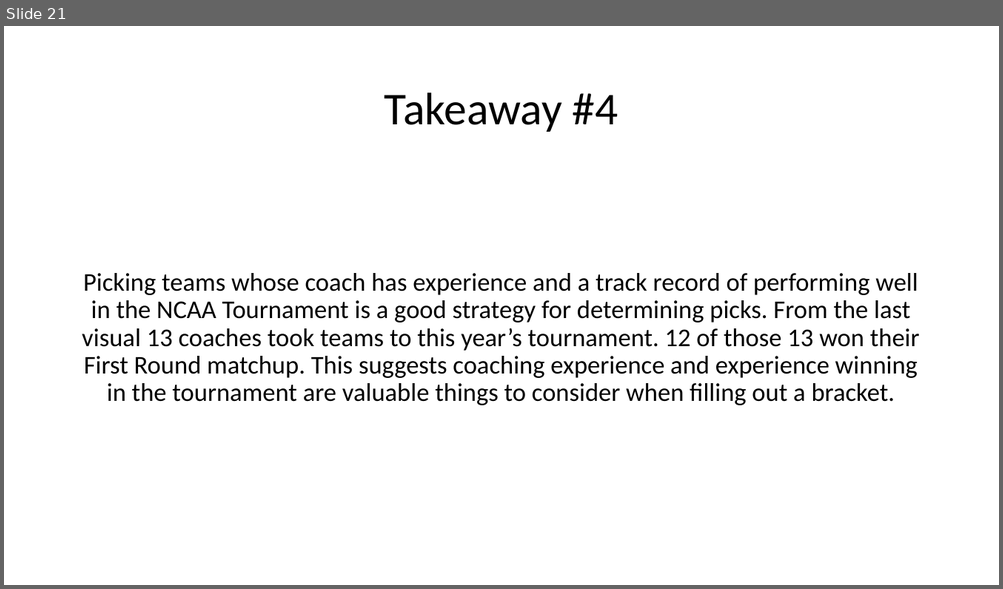
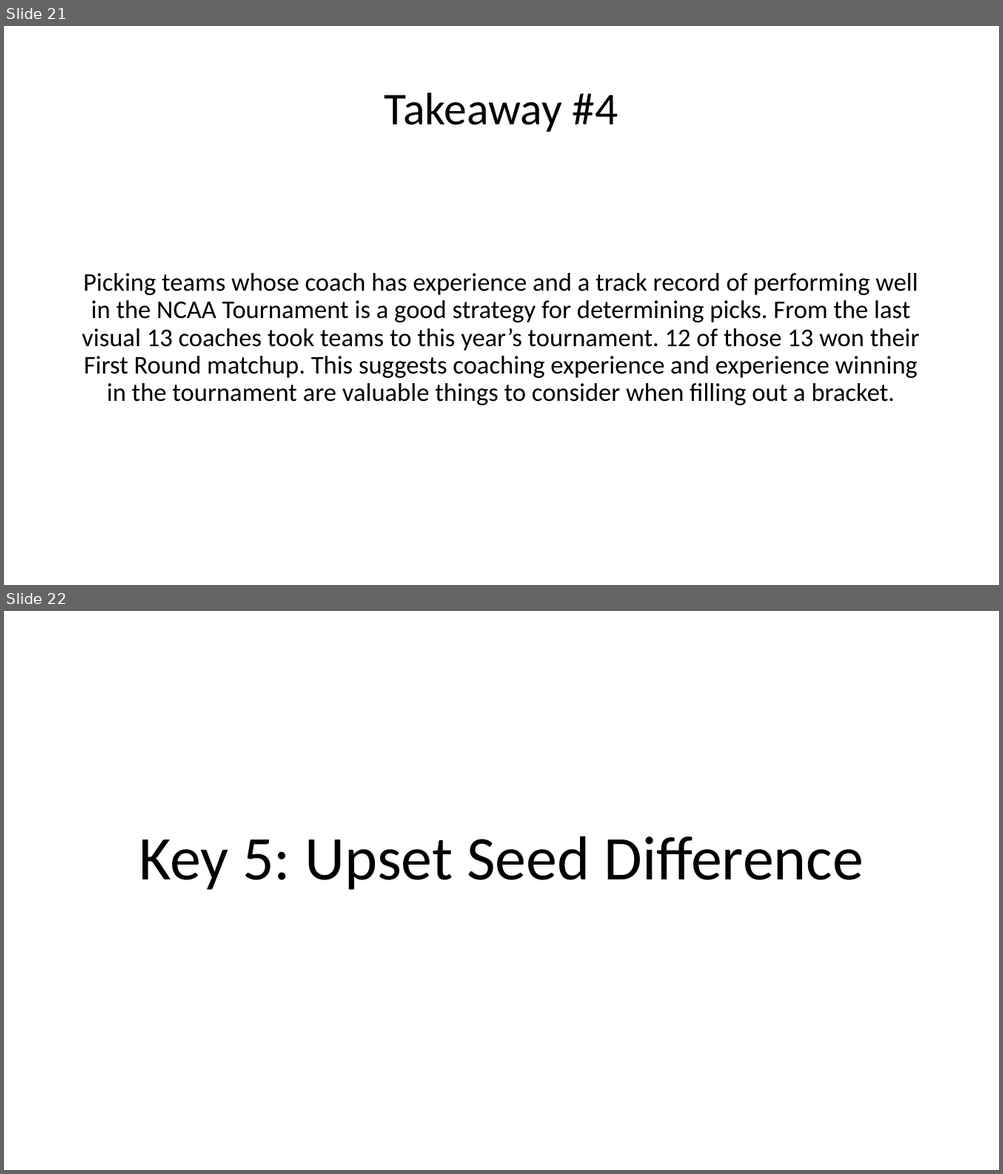
Before and after one commit to glawb45/march_madness_data_viz, a slide deck: MarchMadnessDataViz.pptx. Shown one above the other, each under a label of ours: slide 21 before the commit, slides 21 and 22 after it. The pictures are 1003x589 and 1003x1174 pixels, drawn with LibreOffice and Linux fonts; fonts in the diff are those of the drawing. Boxes give left, top, right and bottom in pixels: in the first picture for what was removed or moved away, otherwise in the second. Text is boxed around its words. In the diff, an @@ line names an element or a change of style, - is before the commit and + after.

```diff
--- a/MarchMadnessDataViz.pptx
+++ b/MarchMadnessDataViz.pptx
@@ slide 22 added at (4, 611, 999, 1170), background #FFFFFF @@
@@ title added at (139, 836, 863, 890), 60 pt, text #000000 @@
+Key 5: Upset Seed Difference
```
Also in this commit, not shown: 11 other slides added.
